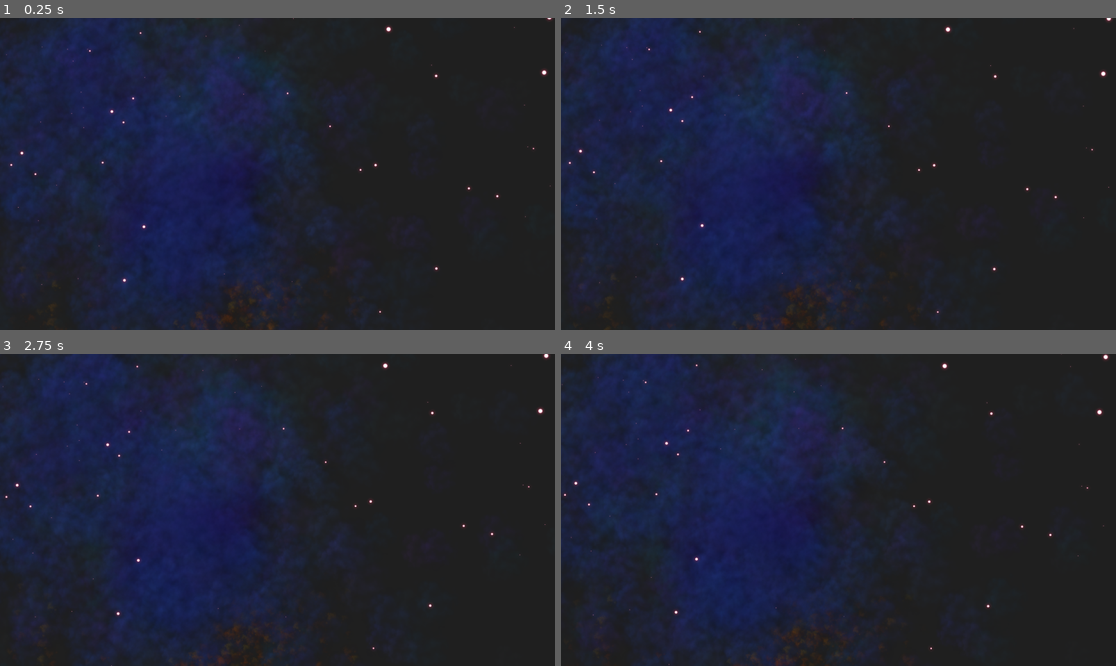
Above: before the commit, frames 1-4 (two rows, left to right).
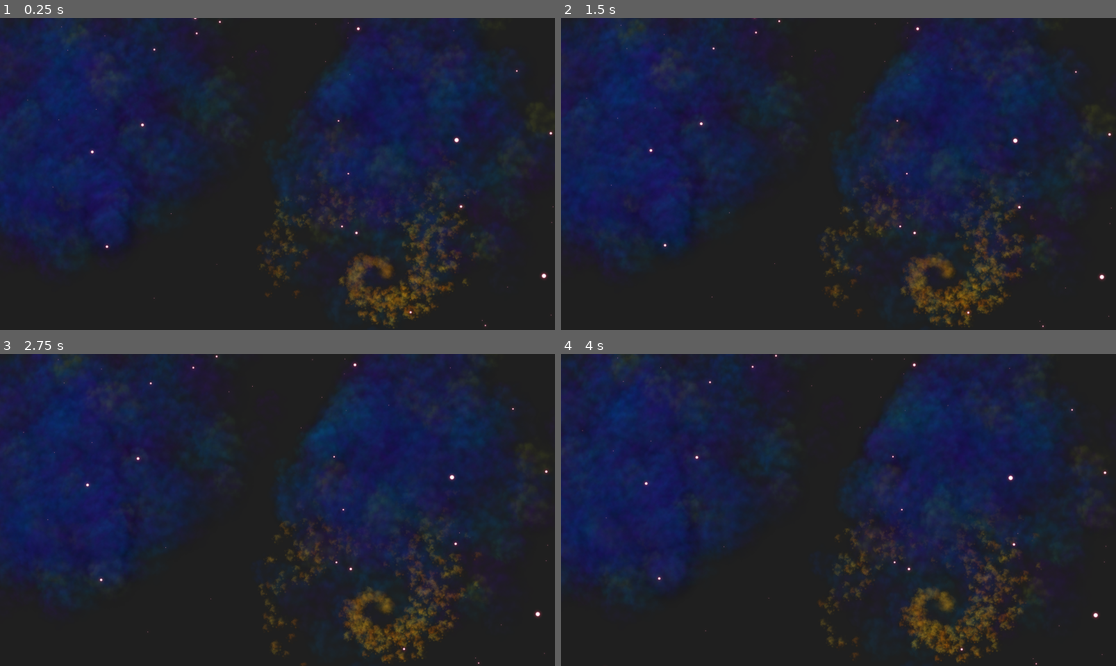
Above: after the commit, the same moments.

Repository: kelliedlynch/RustbucketStation
Game: Godot game, scene res://SpaceBackground.tscn
Two runs of this game, one before a commit and one after it. Both use one fixed random seed, a clock stepped at 60 frames per second and the inputs below.
Inputs:
- Up to frame 1 (0.25 s): no input
- Up to frame 2 (1.5 s): no input
- Up to frame 3 (2.75 s): no input
- Up to frame 4 (4 s): no input

The runs differ from the first frame. In frame 1, 38% of the frame differs, in the area x 0-100%, y 0-100%; in frame 2, 39%; in frame 3, 39%, in the area x 0-99%, y 0-100%; in frame 4, 39%.

Commit message:
Pilots now select missions in order of greatest need.

Diff:
--- a/Model/Mission/Component/Objective/ObjectiveDeliver.gd
+++ b/Model/Mission/Component/Objective/ObjectiveDeliver.gd
@@ -8,5 +8,9 @@
 
 func get_base_needs_satisfaction(_mission: Mission) -> Dictionary[String, int]:
 	var needs: Dictionary[String, int] = {
+		adventure = 1,
+		fame = 1,
+		romance = 1,
+		vice = 1
 	}
 	return needs
--- a/Model/Pilot/PilotManager.gd
+++ b/Model/Pilot/PilotManager.gd
@@ -15,12 +15,20 @@
 	Game.game_tick_advanced.connect(_on_game_tick_advanced)
 
 func _on_game_tick_advanced(_tick: int):
-	for pilot in in_station:
-		# TODO: order by greatest need so full characters don't snipe from empty ones
+	var by_needs: Array[Pilot] = in_station.duplicate()
+	by_needs.sort_custom(_sort_by_needs)
+	for pilot in by_needs:
 		var mission = choose_mission(pilot)
 		if mission:
 			MissionManager.assign_pilot_to_mission(mission, pilot)
 			pilot.status = PilotStatus.OnMission
+
+func _sort_by_needs(a: Pilot, b: Pilot) -> bool:
+	var a_lowest_need = a.needs.values().min()
+	var b_lowest_need = b.needs.values().min()
+	if a_lowest_need == b_lowest_need:
+		return a.needs.values().reduce(func(accum, val): return accum + val, 0) < b.needs.values().reduce(func(accum, val): return accum + val, 0)
+	return a_lowest_need < b_lowest_need
 
 func create_pilot():
 	var pilot = Pilot.new(randi_range(1, 9))
--- a/SpaceBackground.gd
+++ b/SpaceBackground.gd
@@ -16,6 +16,11 @@
 			child.speed_scale = speed_factor
 		for child in orange_smoke_emitters.get_children():
 			child.speed_scale = speed_factor
+
+@export var direction_change_interval: float = 30
+@export var gravity_change_interval: float = 10
+@export var gravity_intensity: float = 1
+@export var tan_accel_change_interval: float = 8
 
 var bg_rotate_tween: Tween
 var bg_move_tween: Tween
@@ -38,10 +43,14 @@
 	_set_layer_movement(background)
 	_set_layer_movement(stars)
 	#_set_layer_movement(smoke_emitter)
-	_set_smoke_emission()
+	#_set_smoke_emission()
 	for child in blue_smoke_emitters.get_children():
+		_set_smoke_direction(child)
+		_set_smoke_gravity(child)
 		_set_layer_movement(child)
 	for child in orange_smoke_emitters.get_children():
+		_set_smoke_direction(child)
+		_set_smoke_tan_accel(child)
 		_set_layer_movement(child)
 
 func _set_smoke_emission() -> void:
@@ -64,15 +73,36 @@
 		var b = randf_range(-.01, .01)
 		var c = randf_range(24, 36)
 		c = -c if randi() & 1 else c
-
-		#child.orbit_velocity_max = max(a, b)
-		#child.orbit_velocity_min = min(a, b)
 		child.tangential_accel_max = c
 		child.tangential_accel_min = c
-
 	var tween = create_tween()
 	tween.tween_interval(30 / speed_factor)
 	tween.tween_callback(_set_smoke_emission)
+
+func _set_smoke_gravity(emitter: CPUParticles2D) -> void:
+	var grav_angle: float = randf_range(0, 2 * PI)
+	var grav_vec: Vector2 = Vector2.from_angle(grav_angle)
+	emitter.gravity = grav_vec * gravity_intensity
+	var tween = create_tween()
+	tween.tween_interval(gravity_change_interval / speed_factor)
+	tween.tween_callback(_set_smoke_gravity.bind(emitter))
+
+func _set_smoke_direction(emitter: CPUParticles2D) -> void:
+	var angle: float = randf_range(0, 2 * PI)
+	var vec = Vector2.from_angle(angle)
+	emitter.direction = vec
+	var tween = create_tween()
+	tween.tween_interval(direction_change_interval / speed_factor)
+	tween.tween_callback(_set_smoke_direction.bind(emitter))
+
+func _set_smoke_tan_accel(emitter: CPUParticles2D) -> void:
+	var val = randf_range(-6, -3)
+	val = val if randi() & 1 else -val
+	emitter.tangential_accel_max = val
+	emitter.tangential_accel_min = val
+	var tween = create_tween()
+	tween.tween_interval(tan_accel_change_interval / speed_factor)
+	tween.tween_callback(_set_smoke_tan_accel.bind(emitter))
 
 func _set_bg_rotation() -> void:
 	bg_rotate_factor = randi_range(80, 100)
--- a/SpaceBackground.tscn
+++ b/SpaceBackground.tscn
@@ -12,21 +12,21 @@
 offsets = PackedFloat32Array(0, 0.215768, 1)
 colors = PackedColorArray(0, 0.494118, 0.866667, 0, 0, 0.494582, 0.867055, 1, 0.615686, 0.458824, 1, 0)
 
+[sub_resource type="Gradient" id="Gradient_u5f74"]
+offsets = PackedFloat32Array(0, 0.514614, 0.915449)
+colors = PackedColorArray(1, 1, 1, 0, 1, 1, 1, 1, 1, 1, 1, 0.585595)
+
 [sub_resource type="Gradient" id="Gradient_ktytb"]
-offsets = PackedFloat32Array(0, 0.446058, 0.636929, 0.76556, 0.991701, 1)
-colors = PackedColorArray(0.447059, 0.156863, 0.607843, 0, 0.254054, 0.419445, 0.768741, 0.611765, 0.627451, 0.215686, 0.847059, 0.34902, 0.0318753, 0.683055, 0.900834, 0.235294, 0.960487, 0.916815, 0.983779, 0.0370173, 1, 1, 1, 0)
-
-[sub_resource type="Gradient" id="Gradient_s4vgx"]
-offsets = PackedFloat32Array(0, 0.390042, 0.676349, 1)
-colors = PackedColorArray(0.515507, 0.634552, 0.903014, 1, 0.522994, 0.803669, 0.975898, 1, 0.56, 0.764, 0.8, 1, 0.855749, 0.975839, 0.999154, 1)
-
-[sub_resource type="Gradient" id="Gradient_u5f74"]
-offsets = PackedFloat32Array(0, 0.298755, 0.748963, 1)
-colors = PackedColorArray(0, 0, 0, 0, 0.88, 0.74448, 0.1408, 0.431373, 0.8, 0.4976, 0.128, 0.65098, 1, 1, 1, 0)
+offsets = PackedFloat32Array(0, 0.649269, 1)
+colors = PackedColorArray(1, 0.566667, 0, 1, 1, 1, 1, 1, 1, 1, 0.619608, 1)
 
 [sub_resource type="Gradient" id="Gradient_1qwb8"]
 offsets = PackedFloat32Array(0, 0.647303, 1)
 colors = PackedColorArray(0.733333, 0.266667, 0.592157, 0.266667, 0.905882, 0.482353, 0.133333, 0.372549, 1, 1, 0.196078, 0.407843)
+
+[sub_resource type="Gradient" id="Gradient_s4vgx"]
+offsets = PackedFloat32Array(0, 0.390042, 0.676349, 0.947808, 1)
+colors = PackedColorArray(0.1518, 0.24426, 0.46, 1, 0.311848, 0.0012256, 0.612642, 1, 0, 0.3105, 0.81, 1, 0, 0.548203, 0.661232, 1, 1, 1, 0, 1)
 
 [node name="SpaceBackground" type="Node2D"]
 script = ExtResource("1_lhksq")
@@ -39,8 +39,8 @@
 
 [node name="NebulaBackground" type="Sprite2D" parent="."]
 visible = false
-position = Vector2(960, 540)
-rotation = 78.054
+position = Vector2(785.519, 870.052)
+rotation = 220.277
 texture = ExtResource("2_fvrbn")
 
 [node name="SmokeEmitter" type="CPUParticles2D" parent="."]
@@ -67,17 +67,62 @@
 color = Color(0.72549, 0.886275, 1, 0.392157)
 color_ramp = SubResource("Gradient_timbr")
 
+[node name="OrangeEmitters" type="Node2D" parent="."]
+
+[node name="CPUParticles2D" type="CPUParticles2D" parent="OrangeEmitters"]
+position = Vector2(1309.26, 877.354)
+amount = 600
+texture = ExtResource("7_u5f74")
+lifetime = 40.0
+preprocess = 60.0
+direction = Vector2(-0.795576, 0.605854)
+spread = 1.0
+gravity = Vector2(0, 0)
+initial_velocity_min = 20.0
+initial_velocity_max = 24.0
+radial_accel_min = -8.0
+radial_accel_max = -6.0
+tangential_accel_min = -5.56346
+tangential_accel_max = -5.56346
+angle_max = 184.4
+scale_amount_min = 0.1
+scale_amount_max = 0.15
+color = Color(1, 0.792157, 0.192157, 0.545098)
+color_ramp = SubResource("Gradient_u5f74")
+color_initial_ramp = SubResource("Gradient_ktytb")
+
+[node name="CPUParticles2D2" type="CPUParticles2D" parent="OrangeEmitters"]
+visible = false
+position = Vector2(1063.28, 467.619)
+amount = 600
+texture = ExtResource("7_u5f74")
+lifetime = 60.0
+preprocess = 60.0
+direction = Vector2(0.488511, 0.872558)
+spread = 1.0
+gravity = Vector2(0, 0)
+initial_velocity_min = 140.0
+initial_velocity_max = 180.0
+radial_accel_min = -20.0
+radial_accel_max = -18.0
+tangential_accel_min = 4.69647
+tangential_accel_max = 4.69647
+angle_max = 184.4
+scale_amount_min = 0.2
+scale_amount_max = 0.3
+color_initial_ramp = SubResource("Gradient_1qwb8")
+
 [node name="BlueEmitters" type="Node2D" parent="."]
 
 [node name="SmokeEmitter2" type="CPUParticles2D" parent="BlueEmitters"]
-position = Vector2(638.377, 426.619)
+position = Vector2(332.355, 454.514)
 amount = 600
 texture = ExtResource("4_timbr")
 lifetime = 60.0
 preprocess = 60.0
-direction = Vector2(0.71318, -0.70098)
-spread = 28.3713
-gravity = Vector2(-0.368301, -0.929707)
+direction = Vector2(-0.851323, 0.524642)
+spread = 26.7387
+gravity = Vector2(-0.986474, 0.163915)
 initial_velocity_min = 30.0
 initial_velocity_max = 50.0
 angular_velocity_min = 1.0
@@ -85,25 +130,24 @@
 orbit_velocity_min = -0.01
 orbit_velocity_max = 0.01
 radial_accel_min = -2.0
-radial_accel_max = -0.5
+radial_accel_max = -1.5
 damping_min = 0.4
 damping_max = 0.6
 angle_max = 60.0
 scale_amount_min = 0.3
 scale_amount_max = 0.5
-color = Color(1, 1, 1, 0.372549)
-color_ramp = SubResource("Gradient_ktytb")
+color = Color(1, 1, 1, 0.180392)
 color_initial_ramp = SubResource("Gradient_s4vgx")
 
 [node name="SmokeEmitter3" type="CPUParticles2D" parent="BlueEmitters"]
-position = Vector2(390.443, 536.46)
+position = Vector2(397.805, 772.315)
 amount = 600
 texture = ExtResource("4_timbr")
 lifetime = 60.0
 preprocess = 60.0
-direction = Vector2(-0.0633454, 0.997992)
-spread = 32.8616
-gravity = Vector2(0.585311, -0.810809)
+direction = Vector2(-0.109644, -0.993971)
+spread = 26.9642
+gravity = Vector2(-0.467233, 0.884134)
 initial_velocity_min = 30.0
 initial_velocity_max = 50.0
 angular_velocity_min = 1.0
@@ -111,25 +155,24 @@
 orbit_velocity_min = -0.01
 orbit_velocity_max = 0.01
 radial_accel_min = -2.0
-radial_accel_max = -0.5
+radial_accel_max = -1.5
 damping_min = 0.4
 damping_max = 0.6
 angle_max = 60.0
 scale_amount_min = 0.3
 scale_amount_max = 0.5
-color = Color(1, 1, 1, 0.372549)
-color_ramp = SubResource("Gradient_ktytb")
+color = Color(1, 1, 1, 0.180392)
 color_initial_ramp = SubResource("Gradient_s4vgx")
 
 [node name="SmokeEmitter4" type="CPUParticles2D" parent="BlueEmitters"]
-position = Vector2(941.679, 463.564)
+position = Vector2(1132.66, 313.498)
 amount = 600
 texture = ExtResource("4_timbr")
 lifetime = 60.0
 preprocess = 60.0
-direction = Vector2(0.748502, -0.663132)
-spread = 38.02
-gravity = Vector2(0.677676, 0.73536)
+direction = Vector2(-0.989895, 0.141805)
+spread = 39.4487
+gravity = Vector2(-0.697134, 0.71694)
 initial_velocity_min = 30.0
 initial_velocity_max = 50.0
 angular_velocity_min = 1.0
@@ -137,68 +180,16 @@
 orbit_velocity_min = -0.01
 orbit_velocity_max = 0.01
 radial_accel_min = -2.0
-radial_accel_max = -0.5
+radial_accel_max = -1.5
 damping_min = 0.4
 damping_max = 0.6
 angle_max = 60.0
 scale_amount_min = 0.3
 scale_amount_max = 0.5
-color = Color(1, 1, 1, 0.372549)
-color_ramp = SubResource("Gradient_ktytb")
+color = Color(1, 1, 1, 0.180392)
 color_initial_ramp = SubResource("Gradient_s4vgx")
 
-[node name="OrangeEmitters" type="Node2D" parent="."]
-
-[node name="CPUParticles2D" type="CPUParticles2D" parent="OrangeEmitters"]
-position = Vector2(516.711, 808.685)
-amount = 600
-texture = ExtResource("7_u5f74")
-lifetime = 60.0
-preprocess = 60.0
-direction = Vector2(0.11589, 0.993262)
-spread = 1.0
-gravity = Vector2(0, 0)
-initial_velocity_min = 200.0
-initial_velocity_max = 280.0
-orbit_velocity_min = -0.00994417
-orbit_velocity_max = -0.00272413
-tangential_accel_min = 26.0984
-tangential_accel_max = 26.0984
-damping_min = 50.0
-damping_max = 80.0
-angle_max = 184.4
-scale_amount_min = 0.1
-scale_amount_max = 0.2
-color = Color(1, 0.972549, 0.32549, 1)
-color_ramp = SubResource("Gradient_u5f74")
-color_initial_ramp = SubResource("Gradient_1qwb8")
-
-[node name="CPUParticles2D2" type="CPUParticles2D" parent="OrangeEmitters"]
-visible = false
-position = Vector2(440.998, 225.404)
-amount = 600
-texture = ExtResource("7_u5f74")
-lifetime = 60.0
-preprocess = 60.0
-direction = Vector2(0.81076, -0.585379)
-spread = 1.0
-gravity = Vector2(0, 0)
-initial_velocity_min = 200.0
-initial_velocity_max = 280.0
-orbit_velocity_min = -0.00374003
-orbit_velocity_max = -0.00332147
-tangential_accel_min = -26.2083
-tangential_accel_max = -26.2083
-damping_min = 50.0
-damping_max = 80.0
-angle_max = 184.4
-scale_amount_min = 0.1
-scale_amount_max = 0.2
-color = Color(1, 0.972549, 0.678431, 0.509804)
-color_ramp = SubResource("Gradient_u5f74")
-color_initial_ramp = SubResource("Gradient_1qwb8")
-
 [node name="StarField" type="Sprite2D" parent="."]
-position = Vector2(960, 540)
-rotation = -4.69235
+position = Vector2(1325.41, 889.473)
+rotation = 146.832
 texture = ExtResource("3_timbr")
